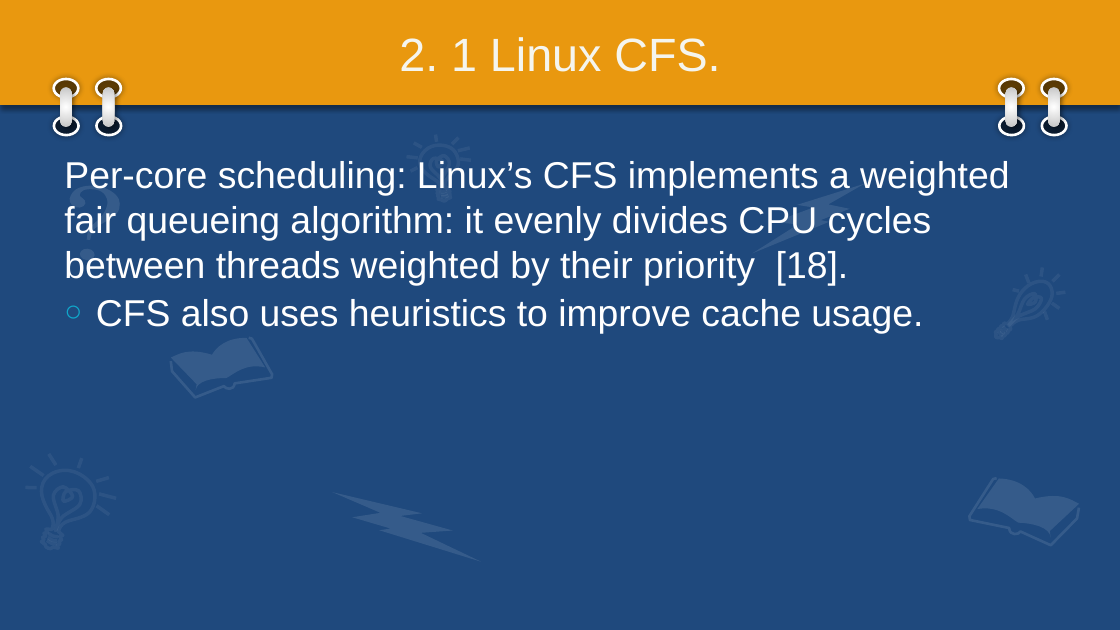
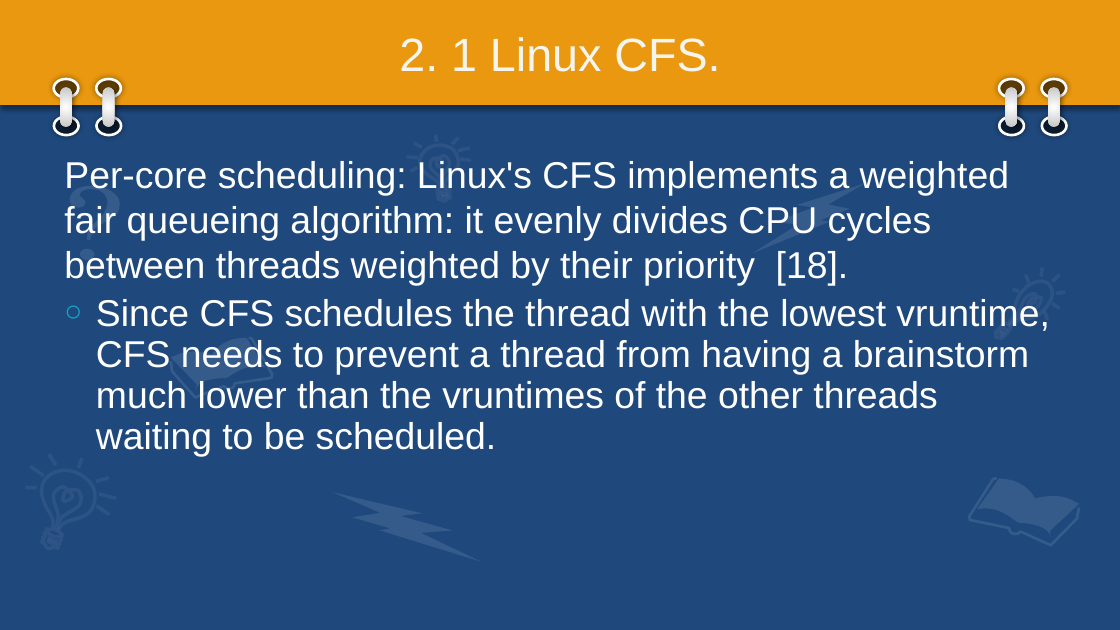
Before and after one commit to jongwonyang/paper-mate, a slide deck: slide 13 of The Battle of the Schedulers.pptx (slide 8 before the commit). Drawn at 1120x630 pixels with LibreOffice and Linux fonts; fonts in the diff are those of the drawing. Boxes give left, top, right and bottom in pixels: in the first picture for what was removed or moved away, otherwise in the second. Text is boxed around its words. In the diff, an @@ line names an element or a change of style, - is before the commit and + after.

```diff
--- a/The Battle of the Schedulers.pptx
+++ b/The Battle of the Schedulers.pptx
@@ text at box(64, 161, 1049, 456): text changed @@
-○ Per-core scheduling: Linux’s CFS implements a weighted fair queueing algorithm: it evenly divides CPU cycles between threads weighted by their priority [18].
-  CFS also uses heuristics to improve cache usage.
+○ Per-core scheduling: Linux's CFS implements a weighted fair queueing algorithm: it evenly divides CPU cycles between threads weighted by their priority [18].
+  Since CFS schedules the thread with the lowest vruntime, CFS needs to prevent a thread from having a brainstorm much lower than the vruntimes of the other threads waiting to be scheduled.
```
Also in this commit, not shown: 19 other slides changed, 19 slides added, 9 slides removed, 5 other files.
